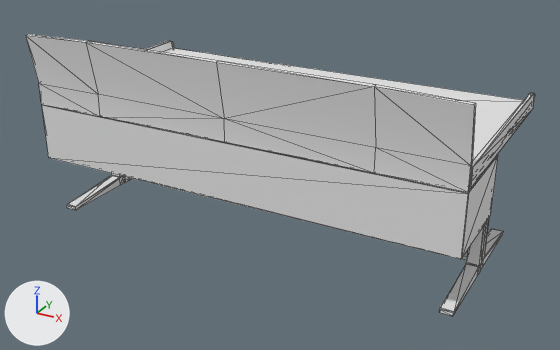
Renders of the FBX model Assets/Blockout/Models/Props/Bureautique/SM_Bureau1.fbx from each side of a commit.
Camera for both pictures: a camera (50 mm lens) standing at (4.41, -4.3, 2.89) and looking at (1.73, 0.58, 0.45). The axes (+X, +Y, +Z) are drawn at lower left. The lights are the same throughout. Mesh edges are drawn as thin lines. Where no turn or scale is listed for an object, it has been applied to the vertices.
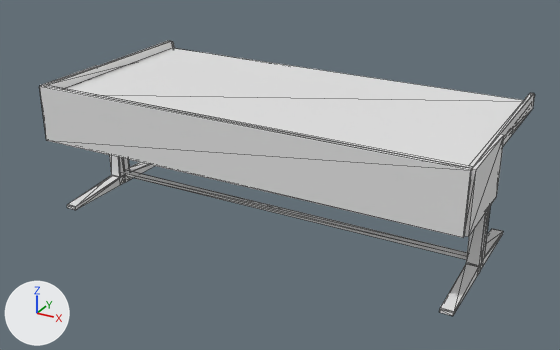
Diff of the bpy script that builds the scene:
```diff
--- a/Assets/Blockout/Models/Props/Bureautique/SM_Bureau1.fbx.py
+++ b/Assets/Blockout/Models/Props/Bureautique/SM_Bureau1.fbx.py
@@ me_mesh @@
 # used by ob_box1846; location = (0.0, 0.0, 0.0)
-me_mesh.from_pydata(...)  # 246 vertices, 432 faces; spans x -0.02..3.38, y -0.19..1.61, z 0.0..1.53
+me_mesh.from_pydata(...)  # 216 vertices, 376 faces; spans x -0.04..3.41, y -0.12..1.61, z 0.0..1.09
+# me_mesh part 1: the loose piece of 30 vertices spanning x -0.02..3.38, y -0.19..-0.09, z 0.95..1.53 is deleted
+# me_mesh part 2
+# 4 vertices in x 3.35..3.38, y -0.09..0.57, z 0.49 move by (0.03, 0.0, 0.16)
+# 4 vertices in x 3.35..3.38, y -0.09..0.57, z 0.94 move by (0.03, 0.0, 0.15)
+# 4 vertices in x -0.02..3.38, y -0.12..-0.09, z 0.49 move by (0.0, 0.0, 0.16)
+# 4 vertices in x -0.02..3.38, y -0.12..-0.09, z 0.94 move by (0.0, 0.0, 0.15)
+# 8 vertices move from x -0.02..0.01, y -0.09..0.57, z 0.49..0.94 to x -0.04..-0.02, y -0.09..0.57, z 0.65..1.09
```

Pixel boxes [x1, y1, x2, y2] of what changed, in the pictures (560 x 350 px; the box of a moved part takes in the faces that stretch with it):
'Box1846', reshaped: before [25, 34, 535, 316]; after [39, 41, 535, 316]
part 1 of me_mesh, deleted: before [25, 34, 476, 193]
part 2 of me_mesh, moved or reshaped: before [42, 105, 498, 259]; after [39, 65, 504, 238]
